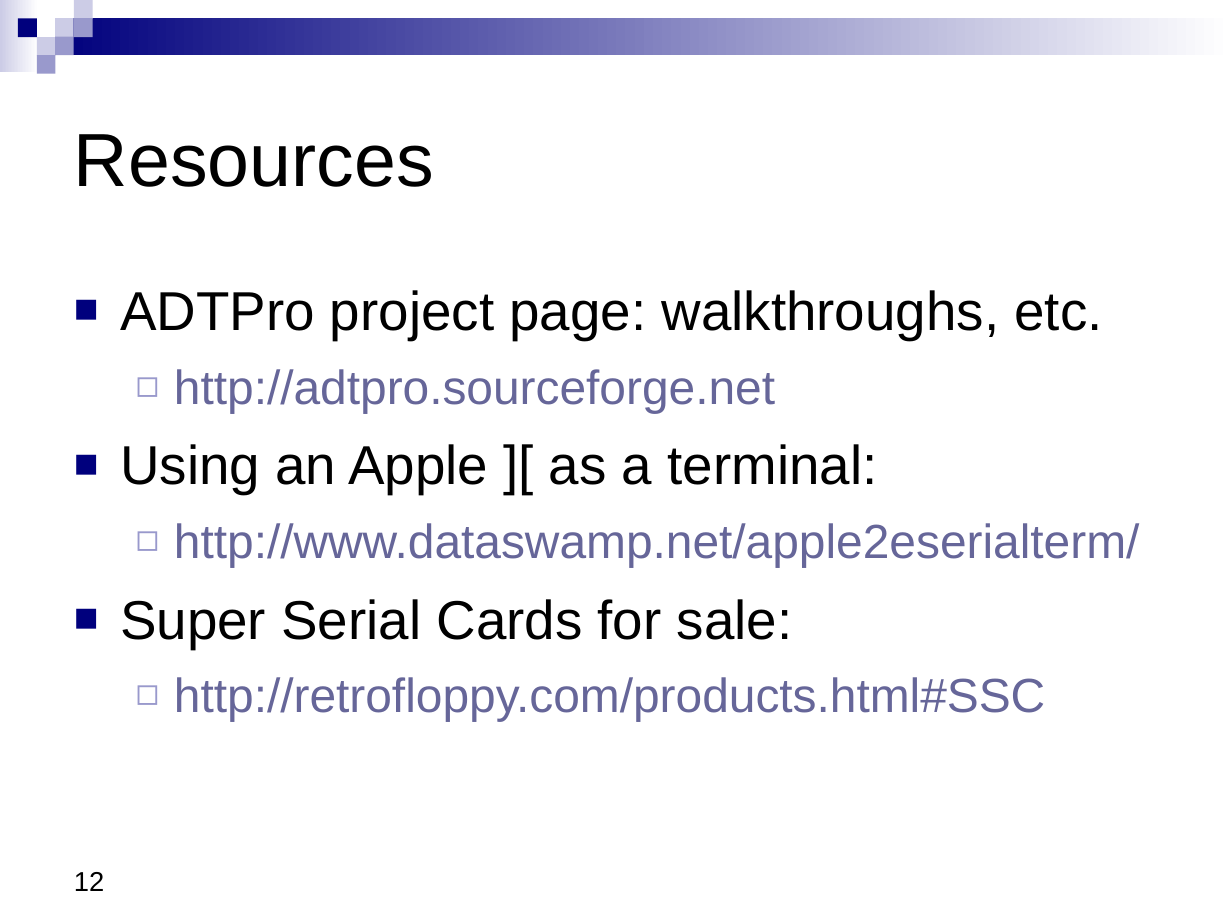
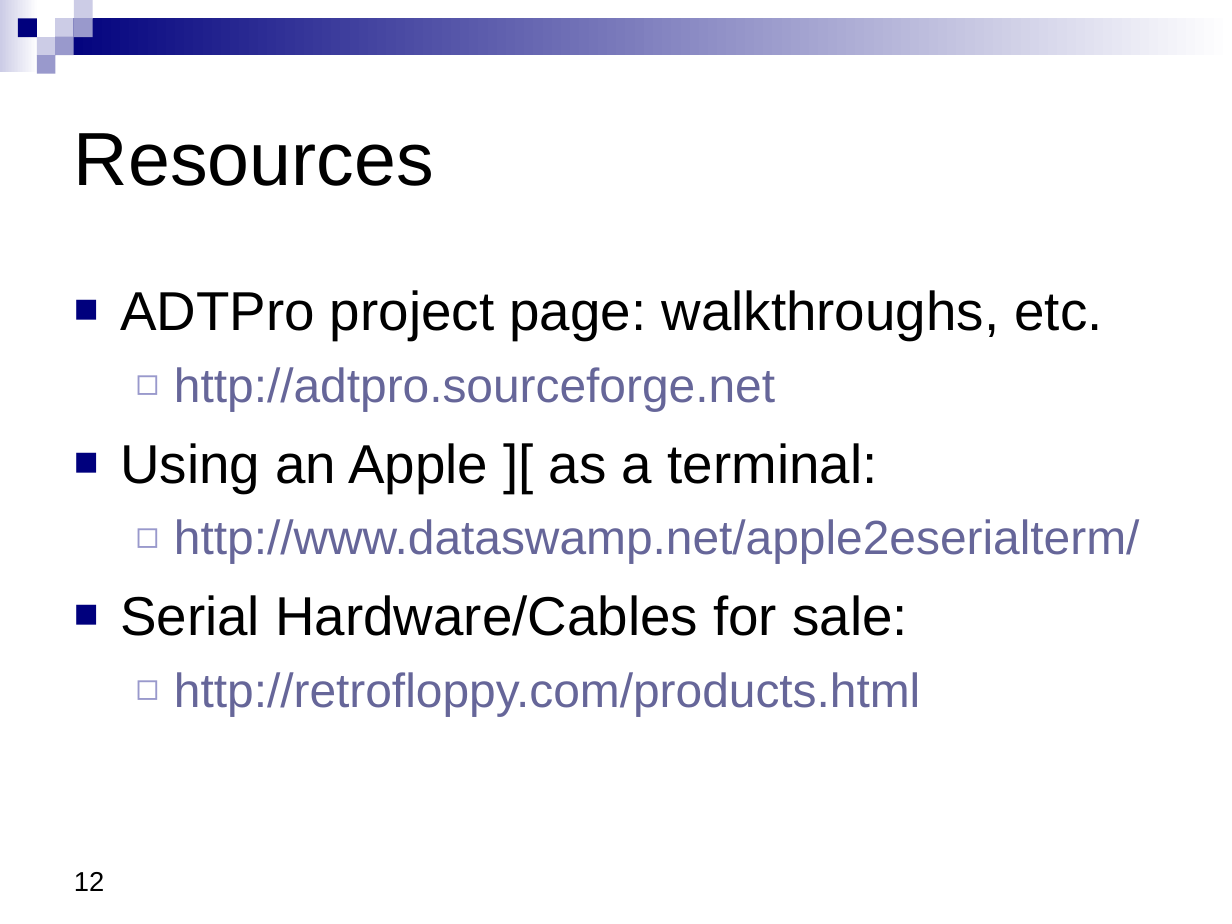
Before and after one commit to knghtbrd/adtpro, a slide deck: slide 12 of doc/src/site/resources/ADTProIntro.odp. Drawn at 1232x924 pixels with LibreOffice and Linux fonts; fonts in the diff are those of the drawing. Boxes give left, top, right and bottom in pixels: in the first picture for what was removed or moved away, otherwise in the second. Text is boxed around its words. In the diff, an @@ line names an element or a change of style, - is before the commit and + after.

Commit message:
Update presentations, tweak doc

```diff
--- a/doc/src/site/resources/ADTProIntro.odp
+++ b/doc/src/site/resources/ADTProIntro.odp
@@ text at [174,367,1139,564]: line spacing 1.05 to 1.02 @@
@@ text at [120,595,920,716]: text changed @@
-■ Super Serial Cards for sale:
-  ◻ http://retrofloppy.com/products.html#SSC
+■ Serial Hardware/Cables for sale:
+  ◻ http://retrofloppy.com/products.html
```
Also in this commit, not shown: 12 other slides changed, 2 slides added, 1 slide removed, 2 other files.
